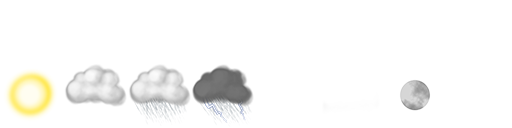
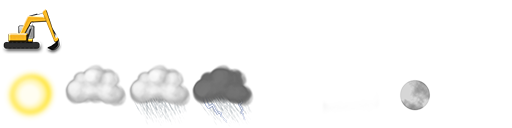
Revision of a layered 512 x 128 image; what changed, layer by layer:
added layer "digger thing" above "Layer 2" over <box>2,9,62,55</box>
